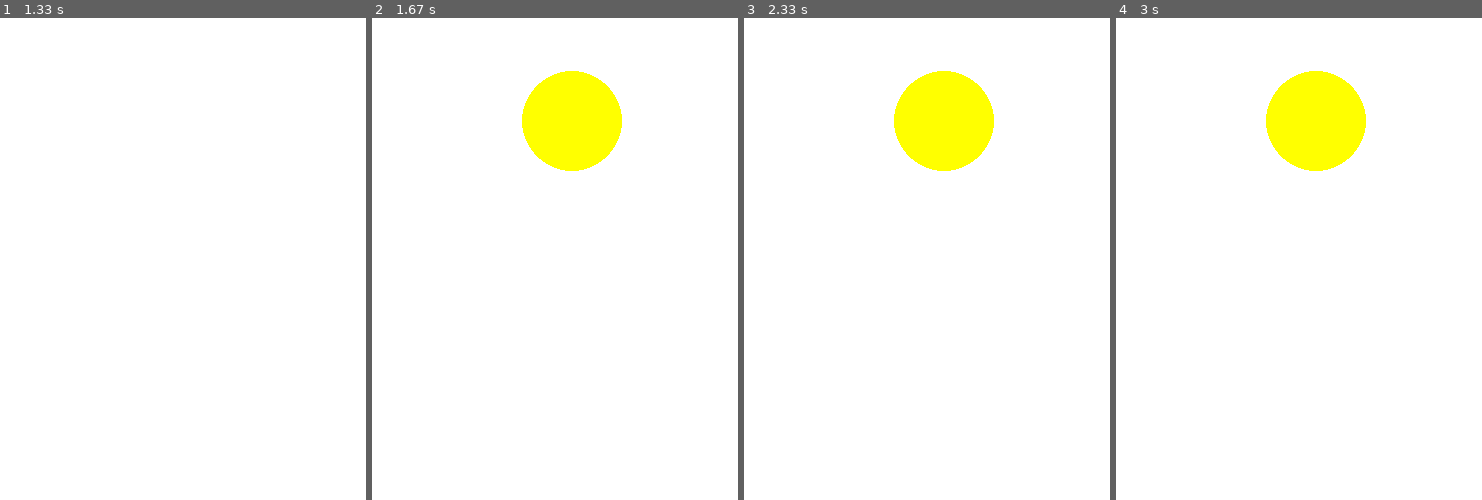
Above: before the commit, frames 1-4 (left to right).
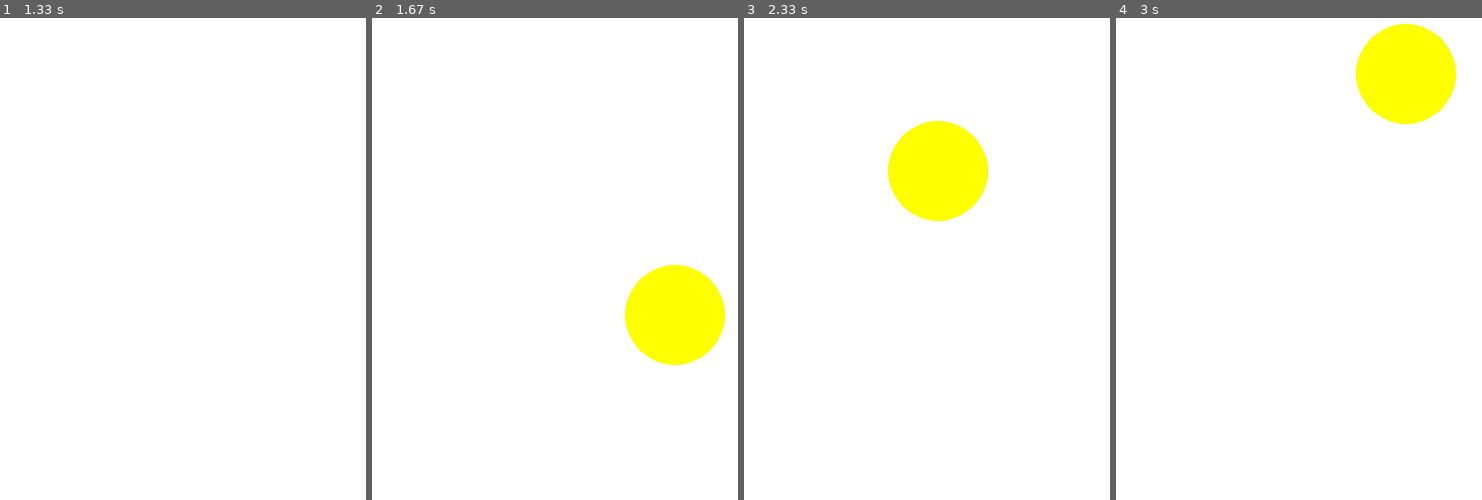
Above: after the commit, the same moments.

Repository: Lucifer-ww/Coding-Notes
Game: pygame game, started from Python-Notes/Pygame/前锋教育-Bilibili/动画和事件/动画的事件检测.py
The game is run twice, just before and just after one commit, with the same random seed, the same clock (stepped at 60 frames per second) and the same inputs.
Inputs (mouse positions are in pixels of both pictures, inside the frame that each line leads up to):
- Up to frame 1 (1.33 s): press the mouse at (102, 225) at 0.37 s; move the mouse to (172, 287) at 0.47 s; release the mouse at (237, 355) at 0.6 s; press the mouse at (102, 225) at 0.7 s; move the mouse to (175, 249) at 0.8 s; release the mouse at (245, 273) at 0.93 s; press the mouse at (102, 225) at 1.07 s; move the mouse to (142, 302) at 1.17 s; release the mouse at (179, 374) at 1.3 s
- Up to frame 2 (1.67 s): press the mouse at (474, 225) at 1.43 s; move the mouse to (573, 268) at 1.53 s; move the mouse to (675, 316) at 1.63 s
- Up to frame 3 (2.33 s): release the mouse at (1047, 316) at 1.67 s; press the mouse at (846, 225) at 1.8 s; move the mouse to (963, 302) at 1.9 s; release the mouse at (1084, 379) at 2.03 s; press the mouse at (846, 225) at 2.17 s; move the mouse to (937, 172) at 2.27 s
- Up to frame 4 (3 s): release the mouse at (1401, 114) at 2.4 s; press the mouse at (1218, 225) at 2.53 s; move the mouse to (1313, 148) at 2.63 s; release the mouse at (1405, 75) at 2.77 s; press the mouse at (1218, 225) at 2.9 s

Frame 1 is identical in both runs. In frame 2, 8.8% of the frame differs, in the area x 40-97%, y 10-72%; in frame 3, 5.4%; in frame 4, 8.8%.

Commit message:
Update 动画的事件检测.py

Diff:
--- a/Python-Notes/Pygame/前锋教育-Bilibili/动画和事件/动画的事件检测.py
+++ b/Python-Notes/Pygame/前锋教育-Bilibili/动画和事件/动画的事件检测.py
@@ -11,22 +11,25 @@
 y = 200
 x = 200
 r = 50
+flag = False
 while True:
     for event in pygame.event.get():
         # print(event)
         if event.type == pygame.QUIT:
             exit()
         elif event.type == pygame.MOUSEBUTTONDOWN:
-            if event.type == pygame.MOUSEMOTION:
-                pygame.draw.circle(window, (255, 255, 255), (x, y), r)
-                print(event)
-                print(x, y)
-                x, y = event.pos
-                pygame.draw.circle(window, (255, 255, 0), (x, y), r)
+            flag = True
             pygame.draw.circle(window, (255, 255, 0), (x, y), r)
             pygame.display.update()
         elif event.type == pygame.MOUSEBUTTONUP:
+            flag = False
             pygame.draw.circle(window, (255, 255, 255), (x, y), r)
+            pygame.display.update()
+        if event.type == pygame.MOUSEMOTION and flag:
+            pygame.draw.circle(window, (255, 255, 255), (x, y), r)
+            print(event, flag)
+            x, y = event.pos
+            pygame.draw.circle(window, (255, 255, 0), (x, y), r)
             pygame.display.update()
         # elif event.type == pygame.MOUSEBUTTONDOWN:
         #     print("鼠标按下 ", event.pos)
